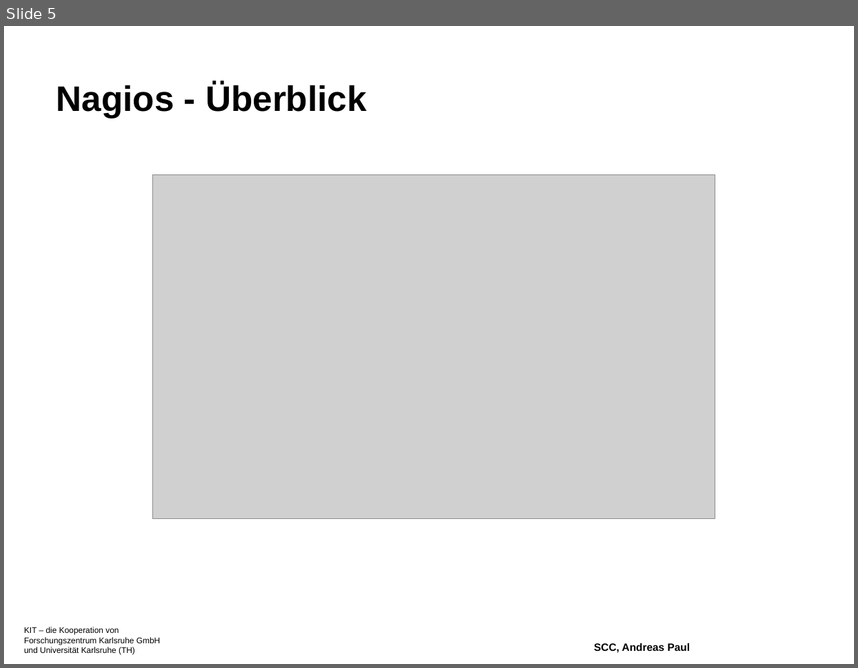
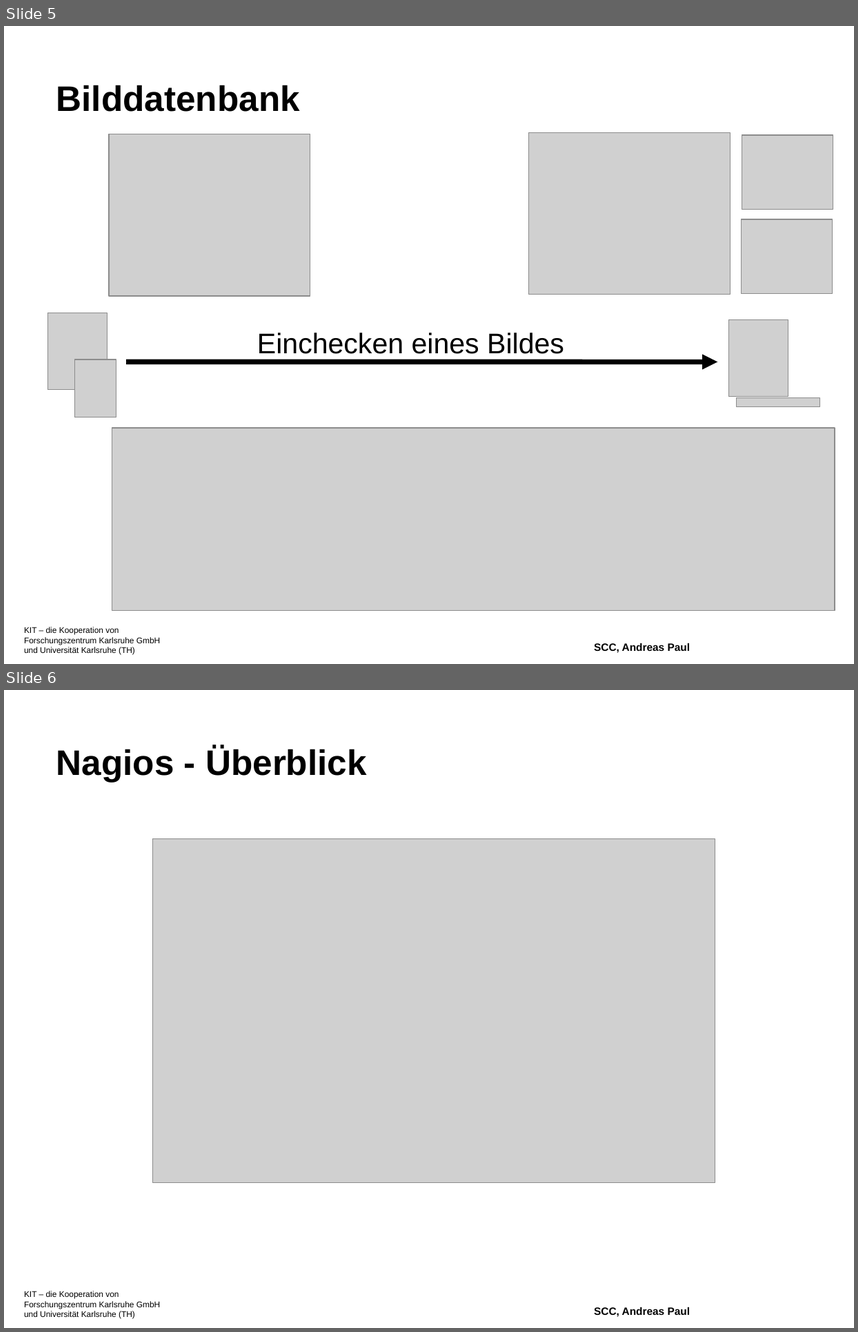
Before and after one commit to xorpaul/bachelorthesis-nagios, a slide deck: ppt/bachthesis-präsi-10-Aug-2009.odp. Shown one above the other, each under a label of ours: slide 5 before the commit, slides 5 and 6 after it. The pictures are 858x668 and 858x1332 pixels, drawn with LibreOffice and Linux fonts; fonts in the diff are those of the drawing; grey boxes stand for pictures; background and template pictures are left out. Boxes give left, top, right and bottom in pixels: in the first picture for what was removed or moved away, otherwise in the second. Text is boxed around its words. In the diff, an @@ line names an element or a change of style, - is before the commit and + after.

```diff
--- a/ppt/bachthesis-präsi-10-Aug-2009.odp
+++ b/ppt/bachthesis-präsi-10-Aug-2009.odp
@@ slide 5 added at [4, 26, 854, 664], background picture (left out); not listed: 1 template element that a slide beside it also shows @@
@@ title added at [56, 85, 300, 112], 30 pt, text #000000, bold @@
+Bilddatenbank
@@ picture added at [109, 134, 310, 296] @@
@@ picture added at [528, 133, 730, 294] @@
@@ picture added at [742, 135, 833, 209] @@
@@ picture added at [741, 219, 832, 293] @@
@@ picture added at [48, 312, 107, 389] @@
@@ text added at [257, 332, 564, 354], 24 pt, text #000000 @@
+Einchecken eines Bildes
@@ picture added at [729, 320, 788, 397] @@
@@ picture added at [74, 359, 116, 417] @@
@@ arrow added from (126, 362) to (718, 362), #000000 4.31 pt @@
@@ picture added at [737, 397, 820, 406] @@
@@ page number added at [514, 408, 844, 656], 20 pt, text #FFFFFF, bold @@
+5
@@ picture added at [112, 428, 835, 610] @@
@@ text added at [594, 642, 691, 653], 9 pt, text #000000, bold @@
+SCC, Andreas Paul
@@ what was slide 5 is now slide 6 @@
```
Also in this commit, not shown: 3 slides changed, 1 other slide added, 33 other files.
